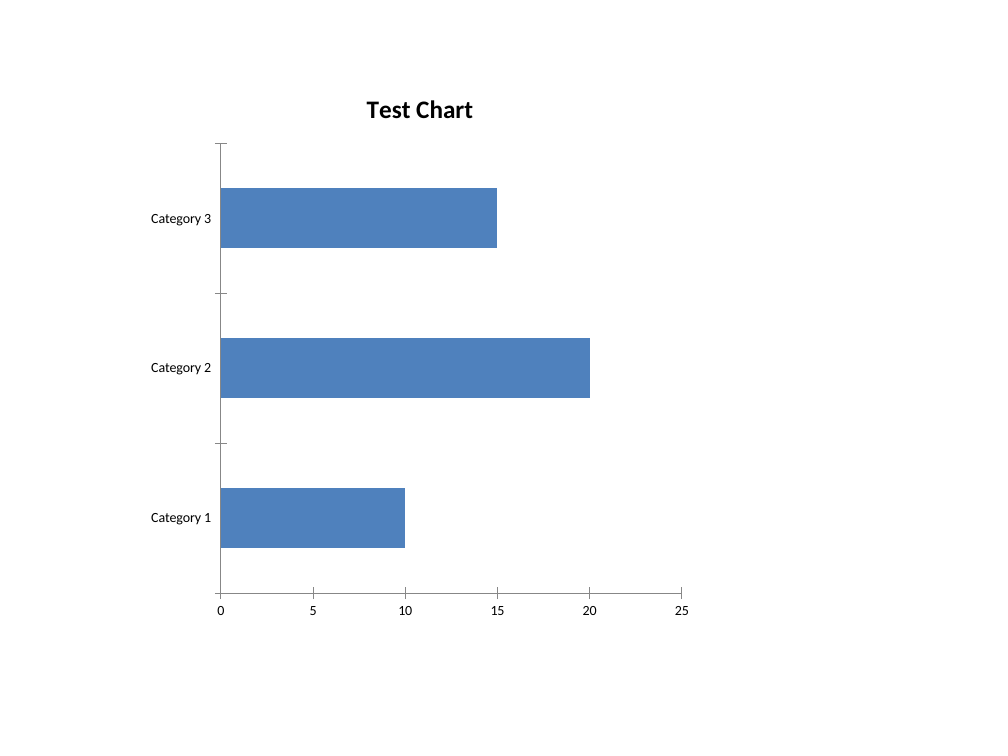
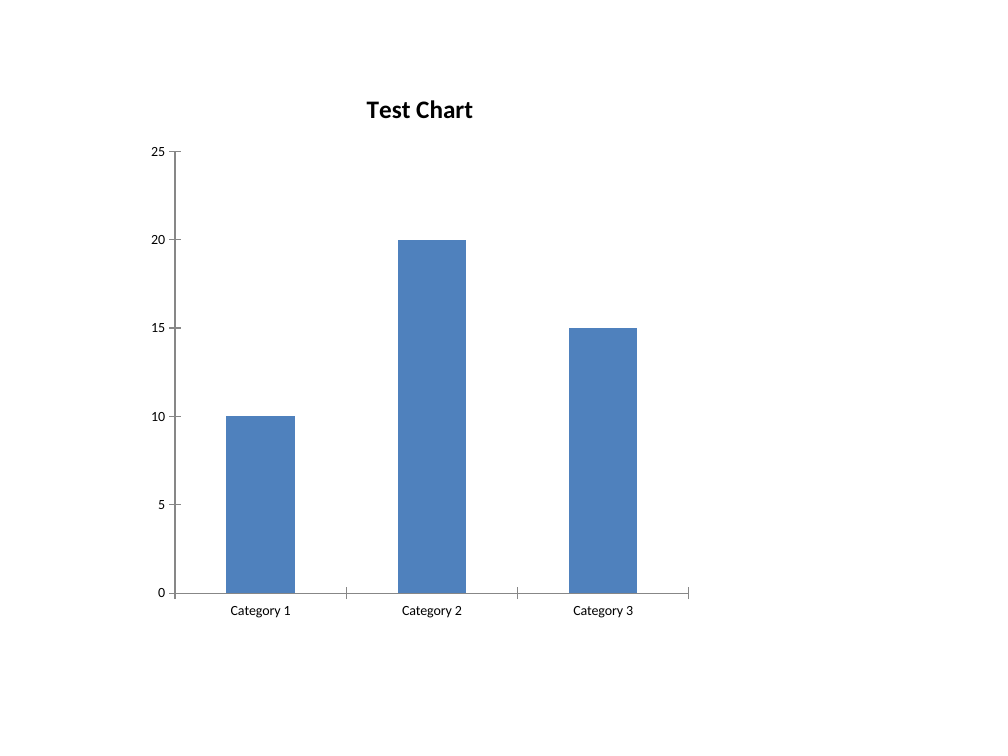
Before and after one commit to hintonandrew510/wizardfrontend, a slide deck: slide 1 of mavenprojectSCR/CreatePowerPointXDDFChart.pptx. Drawn at 1008x756 pixels with LibreOffice and Linux fonts; fonts in the diff are those of the drawing. Boxes give left, top, right and bottom in pixels: in the first picture for what was removed or moved away, otherwise in the second. Text is boxed around its words. In the diff, an @@ line names an element or a change of style, - is before the commit and + after.

```diff
--- a/mavenprojectSCR/CreatePowerPointXDDFChart.pptx
+++ b/mavenprojectSCR/CreatePowerPointXDDFChart.pptx
@@ bar chart at (140, 70, 701, 630) @@
@@ bar chart to column chart @@
```
Also in this commit, not shown: 15 other files.
